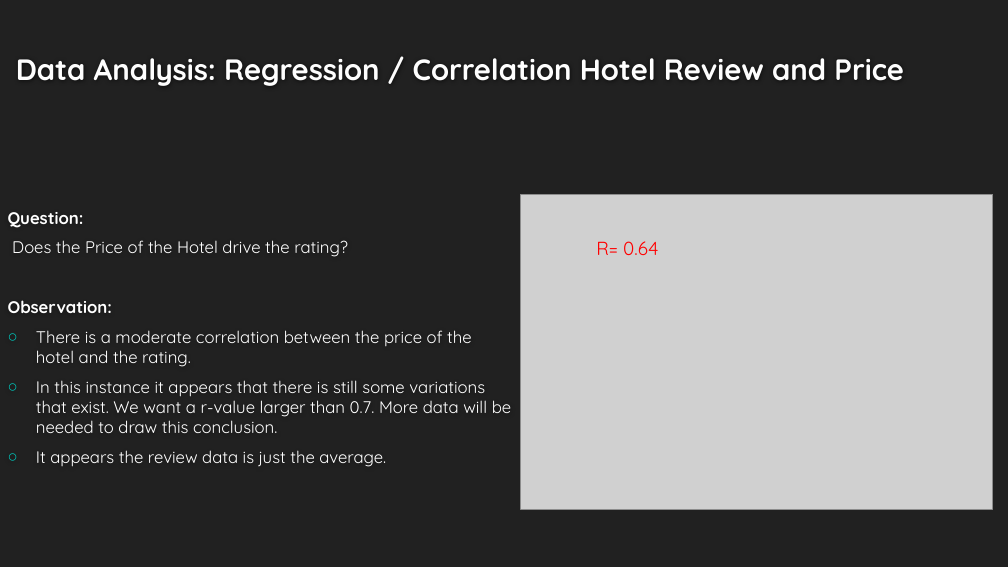
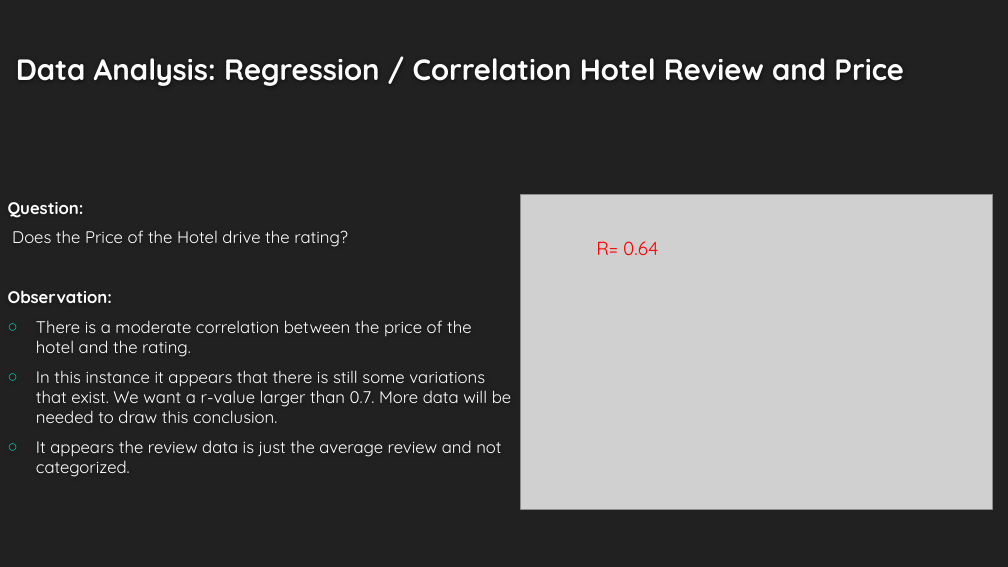
Before and after one commit to Kaylawkelly/HotelRateLocataion-Project1, a slide deck: slide 10 of Project 1_Where to Build.pptx. Drawn at 1008x567 pixels with LibreOffice and Linux fonts; fonts in the diff are those of the drawing; grey boxes stand for pictures; background and template pictures are left out. Boxes give left, top, right and bottom in pixels: in the first picture for what was removed or moved away, otherwise in the second. Text is boxed around its words. In the diff, an @@ line names an element or a change of style, - is before the commit and + after.

```diff
--- a/Project 1_Where to Build.pptx
+++ b/Project 1_Where to Build.pptx
@@ text at box(36, 440, 501, 477): text changed @@
-○ It appears the review data is just the average.
+○ It appears the review data is just the average review and not categorized.
```
Also in this commit, not shown: 5 other slides changed.
